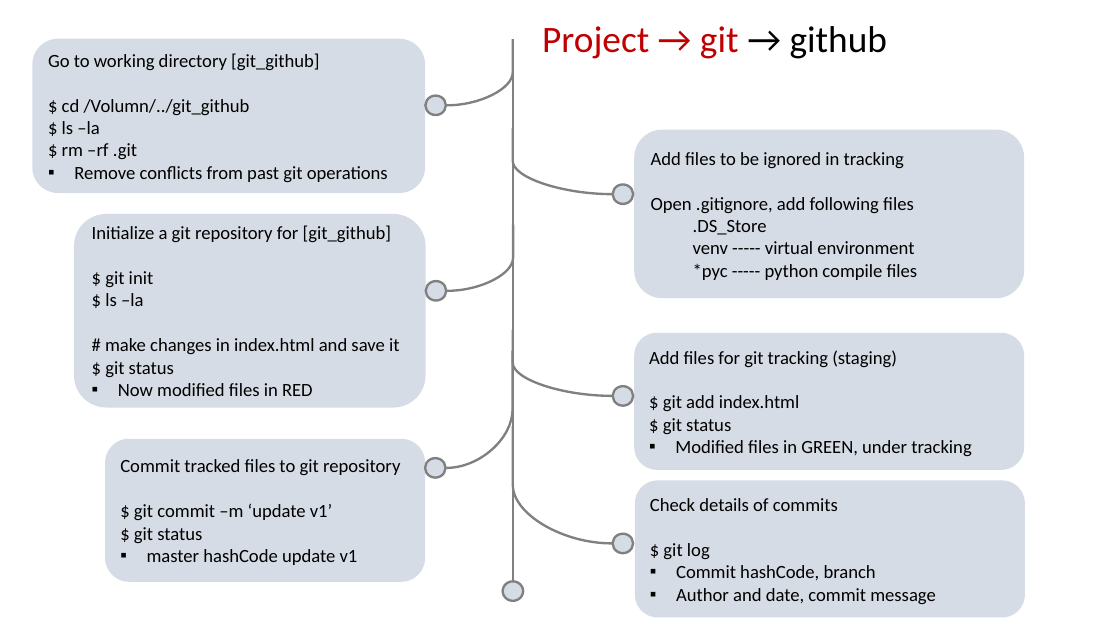
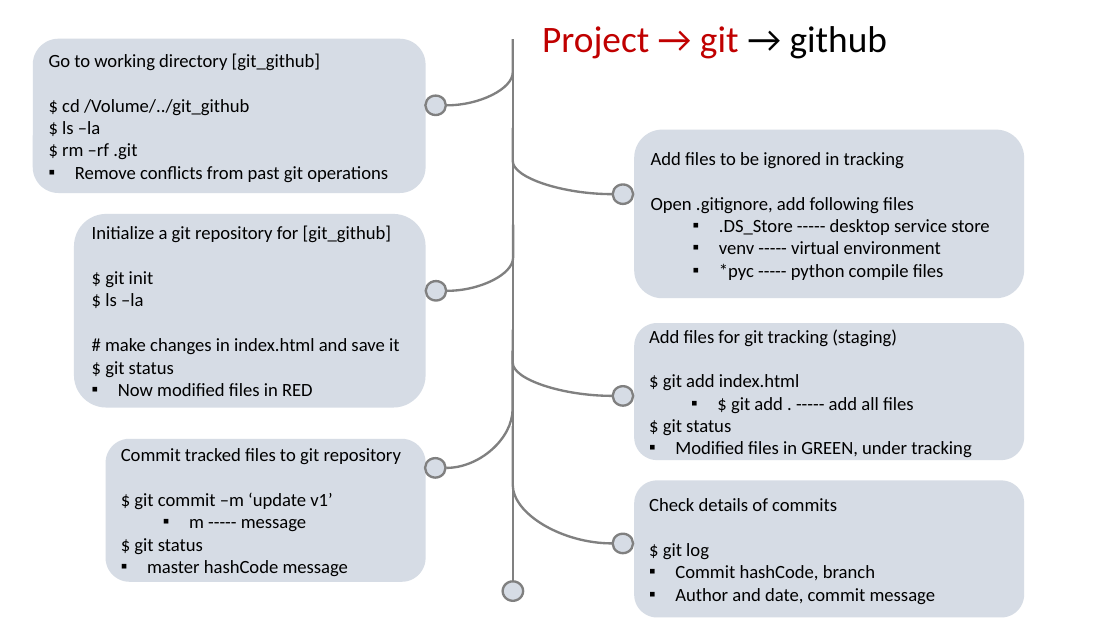
Before and after one commit to xlyuan2018/git_github_tutorial, a slide deck: slide 7 of Git_GitHub.pptx (slide 6 before the commit). Drawn at 1120x630 pixels with LibreOffice and Linux fonts; fonts in the diff are those of the drawing. Boxes give left, top, right and bottom in pixels: in the first picture for what was removed or moved away, otherwise in the second. Text is boxed around its words. In the diff, an @@ line names an element or a change of style, - is before the commit and + after.

```diff
--- a/Git_GitHub.pptx
+++ b/Git_GitHub.pptx
@@ text in rounded rectangle at bbox=[62, 99, 249, 115]: text changed @@
-$ cd /Volumn/../git_github
+$ cd /Volume/../git_github
@@ text in rounded rectangle at bbox=[719, 219, 989, 235]: text changed @@
-  .DS_Store
+  ▪ .DS_Store ----- desktop service store
@@ text in rounded rectangle at bbox=[719, 241, 944, 280]: bullet none to ▪ @@
@@ rounded rectangle "Add files for git tracking ...": place and size @@
-rounded rectangle "Add files for git tracking ..." at bbox=[634, 333, 1024, 470]
+rounded rectangle "Add files for git tracking ..." at bbox=[634, 323, 1024, 460]
@@ text in rounded rectangle at bbox=[731, 397, 914, 413]: paragraph added @@
+  ▪ $ git add . ----- add all files
@@ text in rounded rectangle at bbox=[189, 519, 306, 531]: paragraph added @@
+  ▪ m ----- message
@@ text in rounded rectangle at bbox=[147, 560, 348, 576]: text changed @@
-▪ master hashCode update v1
+▪ master hashCode message
```
Also in this commit, not shown: 17 other slides changed, 1 slide added, 5 slides removed, 2 other files.
